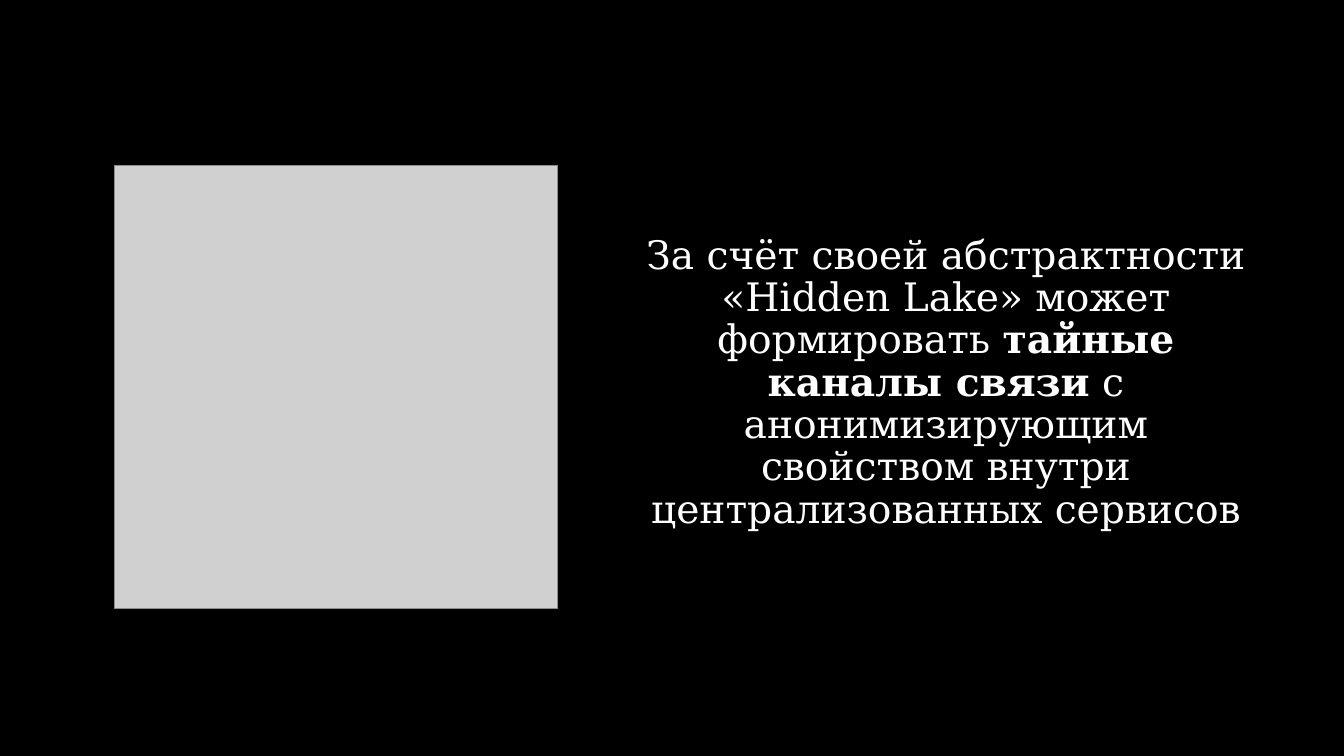
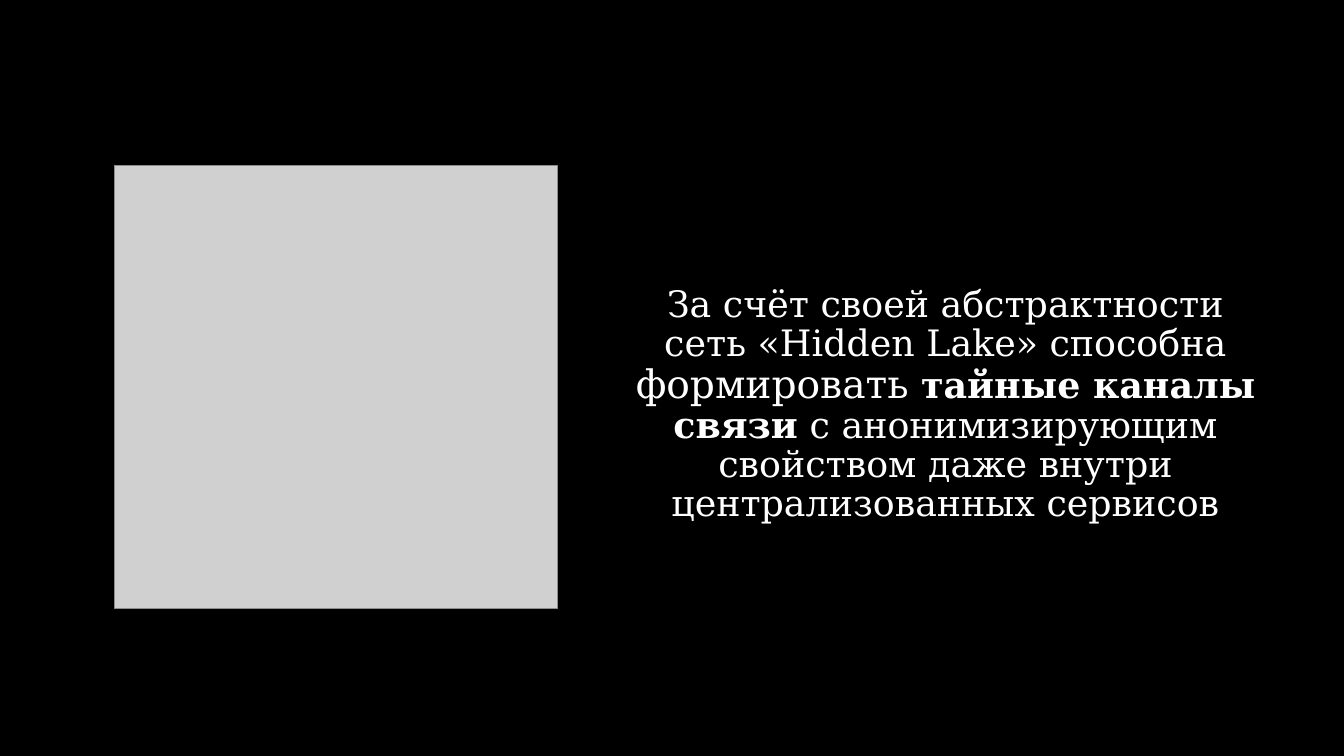
Before and after one commit to number571/go-peer, a slide deck: slide 9 of docs/hidden_lake_anonymous_network_view.pptx (slide 6 before the commit). Drawn at 1344x756 pixels with LibreOffice and Linux fonts; fonts in the diff are those of the drawing; grey boxes stand for pictures. Boxes give left, top, right and bottom in pixels: in the first picture for what was removed or moved away, otherwise in the second. Text is boxed around its words. In the diff, an @@ line names an element or a change of style, - is before the commit and + after.

```diff
--- a/docs/hidden_lake_anonymous_network_view.pptx
+++ b/docs/hidden_lake_anonymous_network_view.pptx
@@ text at (636, 288, 1255, 524): text changed; size 28 to 26 pt @@
-За счёт своей абстрактности «Hidden Lake» может формировать тайные каналы связи с анонимизирующим свойством внутри централизованных сервисов
+За счёт своей абстрактности сеть «Hidden Lake» способна формировать тайные каналы связи с анонимизирующим свойством даже внутри централизованных сервисов
```
Also in this commit, not shown: 8 other slides changed, 6 slides added, 5 slides removed, 3 other files.
